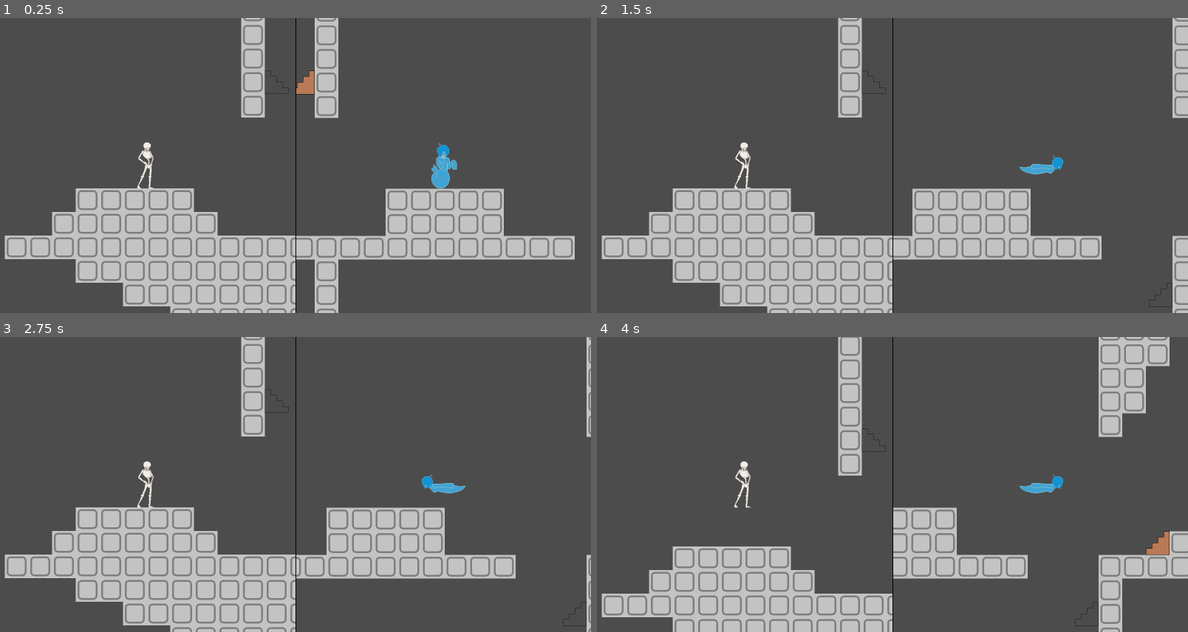
Above: before the commit, frames 1-4 (two rows, left to right).
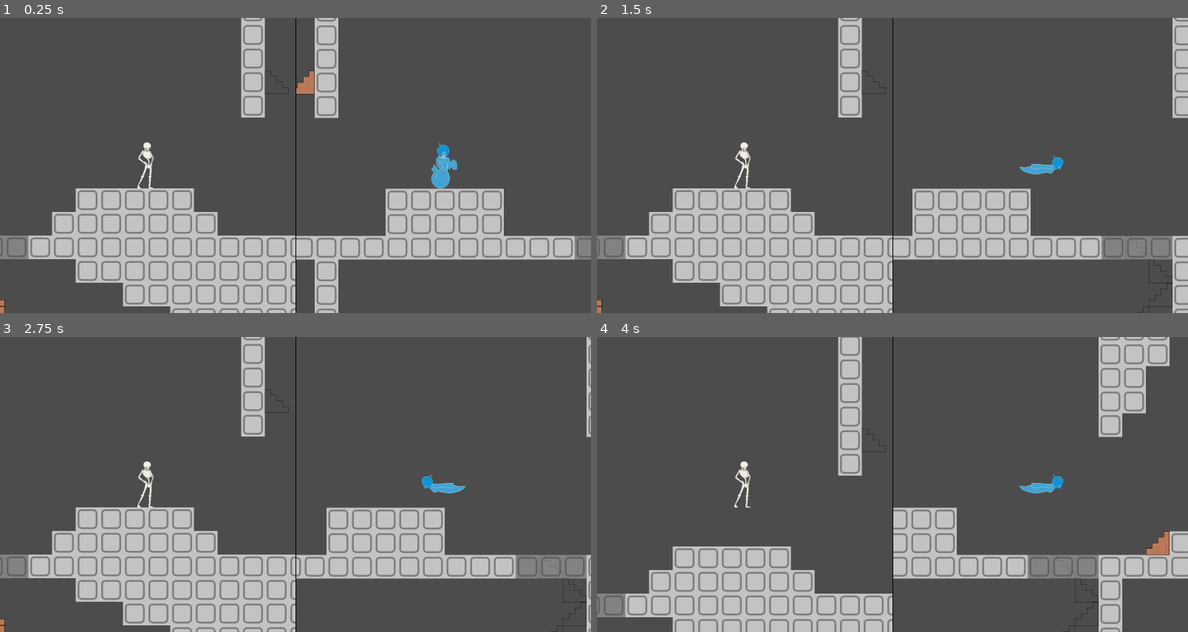
Above: after the commit, the same moments.

Repository: rakthalekk/ghosts-vs-skeletons
Game: Godot game, scene res://src/Main.tscn
The game is run twice, just before and just after one commit, with the same random seed, the same clock (stepped at 60 frames per second) and the same inputs. The engine's default icon, where the game draws it, is replaced by a stand-in: a white triangle on a blue panel in a dark square.
Inputs:
- Up to frame 1 (0.25 s): no input
- Up to frame 2 (1.5 s): tap Enter at 0.5 s; hold Right (ghost_move_right) from 0.53 s (still down); tap / (ghost_interact) at 0.6 s; tap W (skeleton_jump) at 0.77 s; tap S (skeleton_fall_through) at 1.35 s
- Up to frame 3 (2.75 s): tap W (skeleton_jump) at 1.52 s; release Right (ghost_move_right) at 2.03 s; hold Left (ghost_move_left) from 2.03 s (still down); tap / (ghost_interact) at 2.1 s
- Up to frame 4 (4 s): release Left (ghost_move_left) at 2.78 s; hold Right (ghost_move_right) from 2.78 s (still down); tap S (skeleton_fall_through) at 2.85 s; tap W (skeleton_jump) at 3.02, 3.77 s; tap / (ghost_interact) at 3.6 s

The runs differ from the first frame. In frame 1, 0.6% of the frame differs, in the area x 0-100%, y 73-100%; in frame 2, 1.2%, in the area x 0-98%, y 73-100%; in frame 3, 1.2%; in frame 4, 1.2%.

Commit message:
some stairs updates

Diff:
--- a/GhostsVsSkeletons/src/Map.tscn
+++ b/GhostsVsSkeletons/src/Map.tscn
@@ -33,6 +33,32 @@
 } ]
 0/z_index = 0
 
+[sub_resource type="ConvexPolygonShape2D" id=3]
+points = PoolVector2Array( 0, 0, 64, 0, 64, 64, 0, 64 )
+
+[sub_resource type="TileSet" id=4]
+0/name = "tileset_placeholder.png 0"
+0/texture = ExtResource( 3 )
+0/tex_offset = Vector2( 0, 0 )
+0/modulate = Color( 1, 1, 1, 1 )
+0/region = Rect2( 0, 0, 64, 64 )
+0/tile_mode = 0
+0/occluder_offset = Vector2( 0, 0 )
+0/navigation_offset = Vector2( 0, 0 )
+0/shape_offset = Vector2( 0, 0 )
+0/shape_transform = Transform2D( 1, 0, 0, 1, 0, 0 )
+0/shape = SubResource( 3 )
+0/shape_one_way = true
+0/shape_one_way_margin = 1.0
+0/shapes = [ {
+"autotile_coord": Vector2( 0, 0 ),
+"one_way": true,
+"one_way_margin": 1.0,
+"shape": SubResource( 3 ),
+"shape_transform": Transform2D( 1, 0, 0, 1, 0, 0 )
+} ]
+0/z_index = 0
+
 [node name="Map" type="Node2D"]
 
 [node name="SkeletonPlayer" parent="." instance=ExtResource( 2 )]
@@ -44,10 +70,10 @@
 [node name="Foreground" type="TileMap" parent="."]
 tile_set = SubResource( 1 )
 format = 1
-tile_data = PoolIntArray( -2686976, 0, 0, -2686975, 0, 0, -2 …(14658 unchanged characters)…  0, 0, 983081, 0, 0, 983082, 0, 0, 983086, 0, 0, 983087, 0, 0, 983088, 0, 0, 983089, 0, 0, 983 …(3471 unchanged characters)…
+tile_data = PoolIntArray( -2686976, 0, 0, -2686975, 0, 0, -2 …(14658 unchanged characters)…  0, 0, 983081, 0, 0, 983082, 0, 0, 983087, 0, 0, 983088, 0, 0, 983089, 0, 0, 983 …(3471 unchanged characters)…
 
 [node name="Stairs" parent="." instance=ExtResource( 4 )]
-tile_data = PoolIntArray( -1703923, 2, 0, -1703895, 3, 0, -1 …(342 unchanged characters)… 2005, 0, 0, 917534, 2, 0, 917544, 0, 0, 1114139, 3, 0, 1114155, 0, 0, 1310745, 1, 0, 1310765, 2, 0, 1507355, 3, 0, 1507371, 0, 0, 1703961, 1, 0, 1703981, 2, 0 )
+tile_data = PoolIntArray( -1703923, 2, 0, -1703895, 3, 0, -1 …(342 unchanged characters)… 2005, 0, 0, 917534, 2, 0, 917544, 0, 0, 983066, 1, 0, 983083, 0, 0, 1048603, 1, 0, 1048620, 0, 0, 1114139, 3, 0, 1114157, 0, 0, 1179674, 3, 0, 1179693, 2, 0, 1179694, 4, 0, 1245209, 3, 0, 1245228, 2, 0, 1310745, 1, 0, 1310763, 4, 0, 1310764, 0, 0, 1376282, 1, 0, 1376301, 0, 0, 1441819, 1, 0, 1441837, 2, 0, 1441838, 4, 0, 1507355, 3, 0, 1507372, 2, 0, 1572890, 3, 0, 1572907, 4, 0, 1572908, 0, 0, 1638425, 3, 0, 1638445, 0, 0, 1703961, 1, 0, 1703981, 2, 0, 1703982, 4, 0, 1769498, 1, 0, 1769516, 2, 0, 1835035, 1, 0, 1835051, 2, 0 )
 
 [node name="Door" parent="." instance=ExtResource( 6 )]
 position = Vector2( 2272, 800 )
@@ -60,3 +86,11 @@
 
 [node name="Statue3" parent="." instance=ExtResource( 5 )]
 position = Vector2( 1386, -1893 )
+
+[node name="Platforms" type="TileMap" parent="."]
+modulate = Color( 1, 1, 1, 0.458824 )
+tile_set = SubResource( 4 )
+collision_layer = 16
+collision_mask = 0
+format = 1
+tile_data = PoolIntArray( -1769461, 0, 0, -1769460, 0, 0, -1769459, 0, 0, -1769433, 0, 0, -1769432, 0, 0, -1769431, 0, 0, -851943, 0, 0, -851942, 0, 0, -851941, 0, 0, -851925, 0, 0, -851924, 0, 0, -851923, 0, 0, 65546, 0, 0, 65547, 0, 0, 65548, 0, 0, 65549, 0, 0, 65593, 0, 0, 65594, 0, 0, 65595, 0, 0, 983065, 0, 0, 983066, 0, 0, 983067, 0, 0, 983083, 0, 0, 983084, 0, 0, 983085, 0, 0, 983086, 0, 0 )
Binary file changed: GhostsVsSkeletons/assets/stairs.png
Not shown: 1 places in GhostsVsSkeletons/src/Map.tscn that only renumber resources
